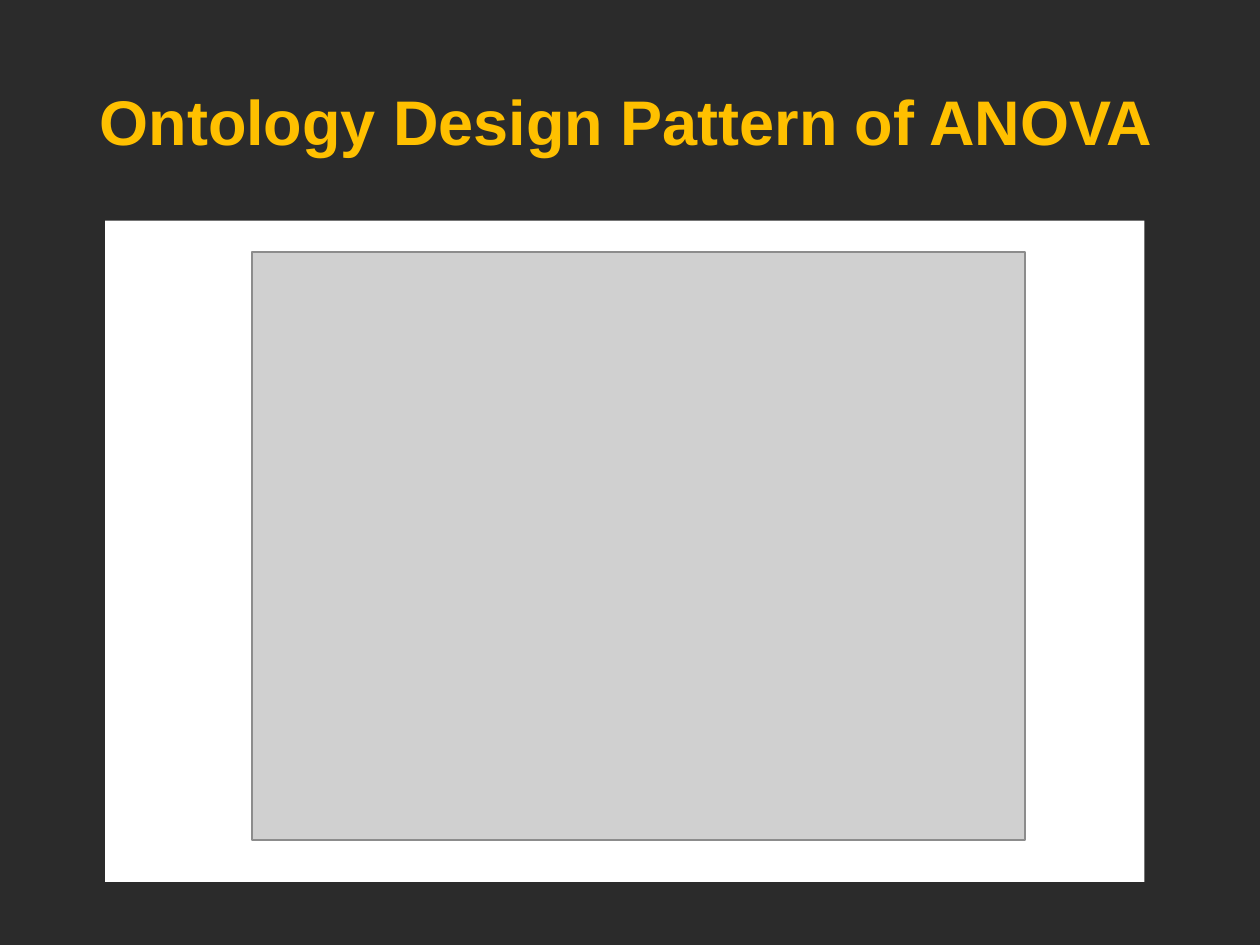
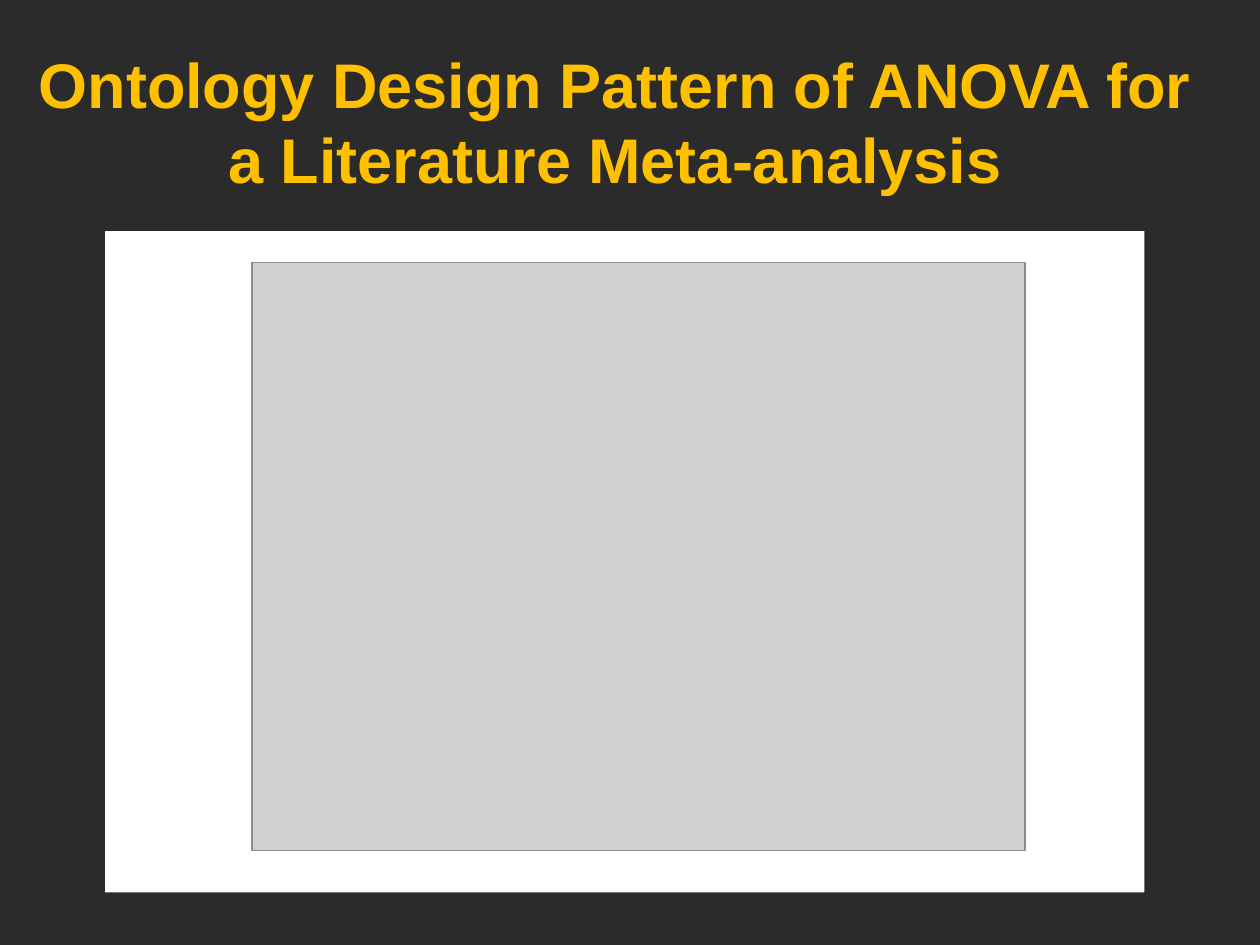
Before and after one commit to obi-ontology/obi-legacy-svn, a slide deck: slide 17 of trunk/docs/presentations/OBI workshop May 2012 Ann Arbor/OBI Statistics/Statistics_OBI_He.ppt. Drawn at 1260x945 pixels with LibreOffice and Linux fonts; fonts in the diff are those of the drawing; grey boxes stand for pictures; background and template pictures are left out; a plain dark background stands for a picture behind light text. Boxes give left, top, right and bottom in pixels: in the first picture for what was removed or moved away, otherwise in the second. Text is boxed around its words. In the diff, an @@ line names an element or a change of style, - is before the commit and + after.

```diff
--- a/trunk/docs/presentations/OBI workshop May 2012 Ann Arbor/OBI Statistics/Statistics_OBI_He.ppt
+++ b/trunk/docs/presentations/OBI workshop May 2012 Ann Arbor/OBI Statistics/Statistics_OBI_He.ppt
@@ title at <box>39,62,1190,195</box>: text changed @@
-Ontology Design Pattern of ANOVA
+Ontology Design Pattern of ANOVA for a Literature Meta-analysis
@@ rectangle: place and size @@
-rectangle at <box>105,220,1144,882</box>
+rectangle at <box>105,231,1144,892</box>
@@ picture: place and size @@
-picture at <box>252,252,1026,840</box>
+picture at <box>252,262,1026,850</box>
```
Also in this commit, not shown: 2 other slides changed.
